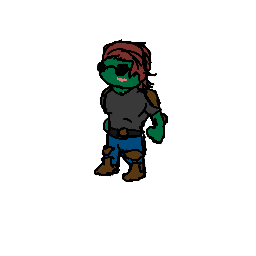
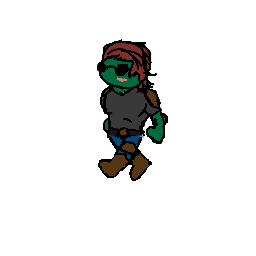
Two versions of the same layered image (256x256). Layer-by-layer changes:
painted on "Pintar camada 1" over [94, 42, 163, 182]
added layer "Copiar de Pintar camada 3" above "Pintar camada 3" over [94, 42, 163, 182]
painted on "Pintar camada 3" over [94, 42, 163, 182]
